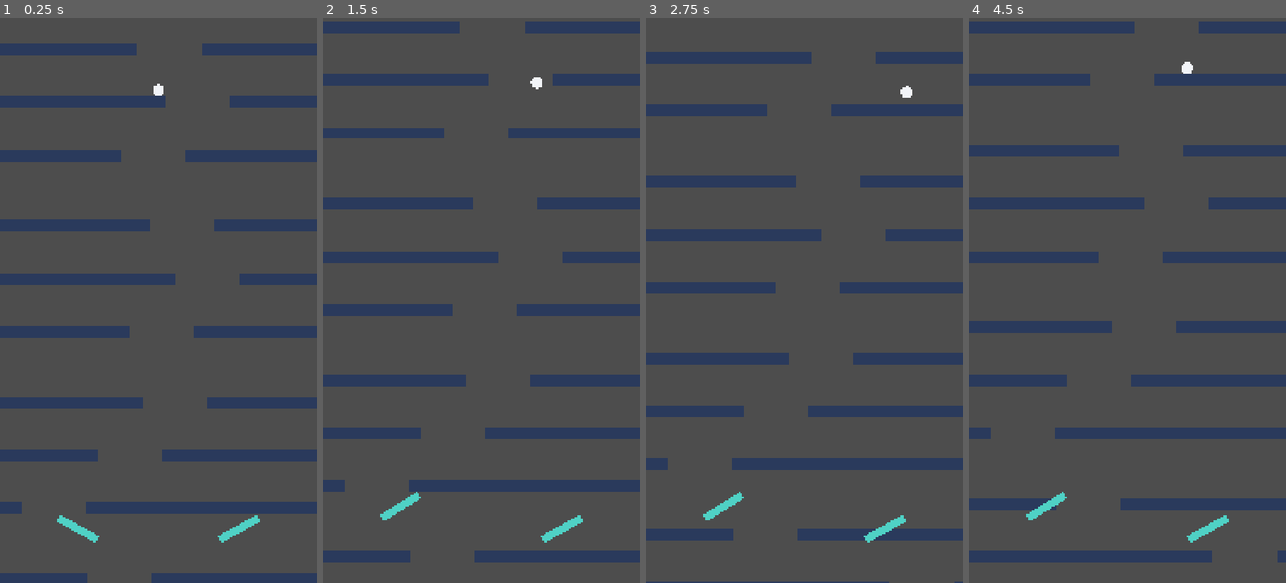
Above: before the commit, frames 1-4 (left to right).
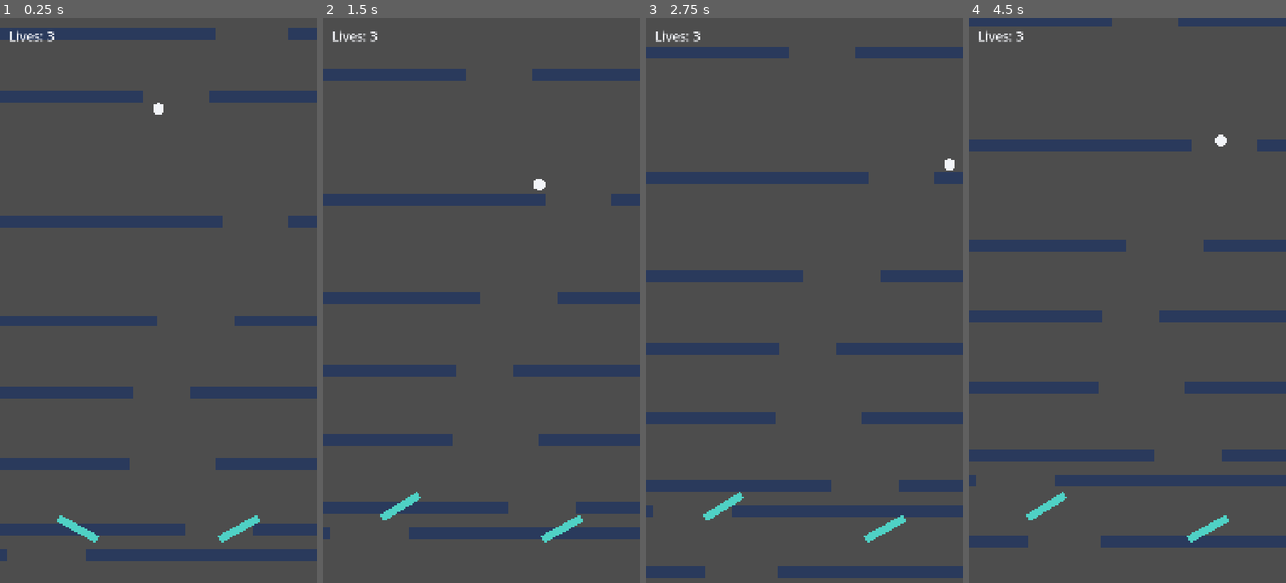
Above: after the commit, the same moments.

Repository: raeyyanhabib/GravityPinball
Game: Godot game, scene res://main.tscn
The game is run twice, just before and just after one commit, with the same random seed, the same clock (stepped at 60 frames per second) and the same inputs.
Inputs (mouse positions are in pixels of both pictures, inside the frame that each line leads up to):
- Up to frame 1 (0.25 s): no input
- Up to frame 2 (1.5 s): tap Enter at 0.5 s; move the mouse to (551, 272) at 0.52 s; hold D 0.53-1.25 s; hold Z 0.53-1.25 s; tap R at 0.6 s; click (551, 272) at 0.67 s; drag from (418, 328) to (465, 413) at 1.27 s
- Up to frame 3 (2.75 s): move the mouse to (836, 176) at 2.02 s; hold D from 2.03 s (still down); hold Z from 2.03 s (still down); tap R at 2.1 s; click (836, 176) at 2.17 s
- Up to frame 4 (4.5 s): release D at 2.75 s; release Z at 2.75 s; drag from (1111, 413) to (1032, 215) at 2.77 s; move the mouse to (1222, 385) at 3.52 s; hold A 3.53-4.25 s; hold Z 3.53-4.25 s; tap R at 3.6 s; click (1222, 385) at 3.67 s; drag from (1032, 215) to (1079, 159) at 4.27 s

The runs differ from the first frame. In frame 1, 25% of the frame differs, in the area x 0-100%, y 1-100%; in frame 2, 23%; in frame 3, 23%; in frame 4, 25%, in the area x 0-100%, y 0-97%.

Commit message:
M3: added the physics a little

Diff:
--- a/ball.gd
+++ b/ball.gd
@@ -1,29 +1,46 @@
 class_name Ball
 extends RigidBody2D
 
-const RADIUS := 20.0
-const MAX_SPEED := 900.0
-const TILT_FORCE := 600.0
+const RADIUS := 20.0            # ball size in pixels
+const MAX_SPEED := 900.0        # speed cap so fast bounces stay controllable
+const TILT_FORCE := 600.0       # how hard tilt pushes the ball sideways
 
-var tilt := 0.0  # -1 (full left) to 1 (full right), set by main.gd
+var tilt := 0.0                 # -1 (full left) to 1 (full right), set by main.gd
+var attached := false           # true while the ball is pinned to a bar
 
 func _ready() -> void:
-	gravity_scale = 0.3
-	lock_rotation = true
+	gravity_scale = 0.3         # falls at 30% of normal gravity
+	lock_rotation = true        # ball doesn't spin
+	contact_monitor = true      # lets the ball report what it touches
+	max_contacts_reported = 8
 	var shape := CircleShape2D.new()
 	shape.radius = RADIUS
 	var col := CollisionShape2D.new()
 	col.shape = shape
 	add_child(col)
 	var mat := PhysicsMaterial.new()
-	mat.bounce = 0.4
+	mat.bounce = 0.4            # how bouncy the ball is
 	mat.friction = 0.2
 	physics_material_override = mat
 
 func _physics_process(_delta: float) -> void:
+	if attached:
+		return                  # main.gd moves the ball while it's pinned
 	apply_central_force(Vector2(tilt * TILT_FORCE, 0.0))
 	if linear_velocity.length() > MAX_SPEED:
 		linear_velocity = linear_velocity.limit_length(MAX_SPEED)
 
+# Freeze the ball so a bar can carry it
+func attach() -> void:
+	attached = true
+	freeze = true
+	freeze_mode = RigidBody2D.FREEZE_MODE_KINEMATIC
+
+# Unfreeze the ball and give it a starting velocity
+func release(kick: Vector2) -> void:
+	attached = false
+	freeze = false
+	linear_velocity = kick
+
 func _draw() -> void:
 	draw_circle(Vector2.ZERO, RADIUS, Color("#f2f4f8"))
--- a/flipper.gd
+++ b/flipper.gd
@@ -1,33 +1,35 @@
 class_name Flipper
 extends AnimatableBody2D
 
-const LEN := 150.0
-const THICK := 26.0
-const SWING_SPEED := 14.0  # radians per second
-const REST_ANGLE := 0.5    # left flipper resting, pointing down-right
-const UP_ANGLE := -0.55    # left flipper raised, pointing up-right
+const LEN := 150.0              # length of the flipper arm
+const THICK := 26.0             # thickness of the flipper arm
+const SWING_SPEED := 14.0       # how fast it swings (radians per second)
+const REST_ANGLE := 0.5         # resting angle (left flipper: down-right)
+const UP_ANGLE := -0.55         # raised angle (left flipper: up-right)
 
-var is_left := true
-var pressed := false
+var is_left := true             # which side this flipper is on
+var pressed := false            # set by main.gd when the player holds it
 
 func _ready() -> void:
 	var shape := RectangleShape2D.new()
 	shape.size = Vector2(LEN, THICK)
 	var col := CollisionShape2D.new()
 	col.shape = shape
-	col.position = Vector2(LEN / 2.0, 0.0)
+	col.position = Vector2(LEN / 2.0, 0.0)   # shape starts at the pivot
 	add_child(col)
 	rotation = _target_angle()
 
+# The angle the flipper should be at right now
 func _target_angle() -> float:
 	var a := UP_ANGLE if pressed else REST_ANGLE
 	if not is_left:
-		a = PI - a  # mirror for the right flipper
+		a = PI - a              # mirror the angle for the right flipper
 	return a
 
 func _physics_process(delta: float) -> void:
+	# Swing toward the target at a fixed speed, instead of snapping
 	rotation = move_toward(rotation, _target_angle(), SWING_SPEED * delta)
-	queue_redraw()
+	queue_redraw()              # redraw the arm at its new angle
 
 func _draw() -> void:
 	draw_rect(Rect2(0.0, -THICK / 2.0, LEN, THICK), Color("#4fd1c5"))
--- a/main.gd
+++ b/main.gd
@@ -1,33 +1,73 @@
 extends Node2D
 
-const W := 1080.0
-const H := 1920.0
-const CHUNK_H := 600.0
-const BAR_H := 40.0
-const GAP_W := 220.0
-const SCROLL_SPEED := 60.0
-const BALL_START := Vector2(540, 300)
-const FLIPPER_Y := 1700.0
-const TILT_DEAD := 0.6     # ignore small tremors (m/s²)
-const TILT_FULL := 4.0     # this much tilt gives full steering (m/s²)
-const TILT_SMOOTH := 0.15  # lower = smoother, slower to respond
-
+# ---- Screen and layout ----
+const W := 1080.0               # screen width
+const H := 1920.0               # screen height
+const CHUNK_H := 600.0          # height of one chunk of bars
+const BAR_H := 40.0             # thickness of a bar
+const GAP_MIN := 180.0          # narrowest gap in a bar row
+const GAP_MAX := 300.0          # widest gap in a bar row
+const SCROLL_SPEED := 60.0      # how fast bars move up (px/s)
+const FLIPPER_Y := 1700.0       # height of the flippers
+const BALL_START := Vector2(540, 300)  # start and respawn point
+
+# ---- Steering ----
+const TILT_DEAD := 0.6          # ignore tiny phone tremors
+const TILT_FULL := 4.0          # this much tilt gives full steering
+const TILT_SMOOTH := 0.15       # lower = smoother but slower response
+
+# ---- Collision layers ----
+const LAYER_WORLD := 1          # walls, floor, ball
+const LAYER_BARS := 2           # bars only
+
+# ---- Wedge (stuck) tuning ----
+const WEDGE_SPEED := 25.0       # below this speed relative to the bar = stuck
+const WARN_TIME := 0.8          # STUCK warning appears after this long
+const WEDGE_TIME := 1.6         # total stuck time before the ball is pinned
+const PIN_MIN_Y := 700.0        # only pin below this height, so escape time is fair
+const STRUGGLE_SPEED := 140.0   # sideways movement while pinned
+const BREAK_HOLD := 0.25        # how long to hold a flipper or hard tilt to break free
+const BREAK_TILT := 0.6         # tilt strength that counts as a hard tilt
+const KICK_SPEED := 260.0       # sideways push when the ball breaks free
+const GRACE_TIME := 1.2         # time after breaking free before it can be pinned again
+
+# One life can only be lost once per this many seconds
+const LIFE_COOLDOWN := 1.0
+
+# ---- Game state ----
+var hard_mode := false          # M5 will set this from the menu
+var lives := 3
+var game_over := false
+
+# ---- Nodes and runtime values ----
 var ball: Ball
-var chunks: Array = []
+var chunks: Array = []          # all bar chunks currently on screen
 var left_flipper: Flipper
 var right_flipper: Flipper
-var tilt_smoothed := 0.0
-var touches := {}  # touch index -> screen position
+var tilt_smoothed := 0.0        # smoothed tilt value sent to the ball
+var touches := {}               # finger index -> position (-1 = mouse)
+var left_down := false
+var right_down := false
+var wedge_timer := 0.0          # how long the ball has been stuck
+var grace_timer := 0.0          # time left before the ball can be pinned again
+var break_timer := 0.0          # how long the player has held a break-free input
+var life_cooldown := 0.0        # time left before another life can be lost
+var hud: Label
 
 func _ready() -> void:
-	randomize()
+	randomize()                 # new random bars every run
 	_make_walls()
-	for i in range(4):
+
+	# Fill the screen with chunks, starting one above the top
+	for i in range(-1, 4):
 		_spawn_chunk(i * CHUNK_H)
+
+	# Ball can hit the world and the bars
 	ball = Ball.new()
-	ball.position = BALL_START
+	ball.collision_mask = LAYER_WORLD | LAYER_BARS
 	add_child(ball)
 
+	# Left flipper at the bottom left, right flipper at the bottom right
 	left_flipper = Flipper.new()
 	left_flipper.is_left = true
 	left_flipper.position = Vector2(200, FLIPPER_Y)
@@ -38,7 +78,25 @@
 	right_flipper.position = Vector2(W - 200, FLIPPER_Y)
 	add_child(right_flipper)
 
+	# On-screen text for lives and the escape timer
+	hud = Label.new()
+	hud.position = Vector2(30, 30)
+	hud.add_theme_font_size_override("font_size", 44)
+	hud.add_theme_color_override("font_color", Color("#f2f4f8"))
+	add_child(hud)
+
+	_restart()
+
+# Runs on every touch, click, or key press
 func _input(event: InputEvent) -> void:
+	# After game over, R or a tap restarts
+	if game_over and event.is_pressed():
+		if (event is InputEventKey and event.keycode == KEY_R) \
+				or event is InputEventScreenTouch or event is InputEventMouseButton:
+			_restart()
+		return
+
+	# Track where each finger or the mouse is, so flippers know which side is pressed
 	if event is InputEventScreenTouch:
 		if event.pressed:
 			touches[event.index] = event.position
@@ -54,23 +112,47 @@
 	elif event is InputEventMouseMotion and touches.has(-1):
 		touches[-1] = event.position
 
+# Main game loop, runs every physics frame (60 times per second)
 func _physics_process(delta: float) -> void:
-	# Tilt: phone accelerometer, or A and D on the laptop
+	if game_over:
+		_update_hud()
+		return
+
+	life_cooldown = max(0.0, life_cooldown - delta)
+
+	_read_tilt()
+	_read_flippers()
+	_update_chunks(delta)
+
+	if ball.attached:
+		_carry_ball(delta)      # ball is pinned to a bar
+	else:
+		_check_wedge(delta)     # watch for the ball getting stuck
+		# Touching the top of the screen costs a life
+		if ball.position.y <= Ball.RADIUS:
+			_lose_life()
+
+	_update_hud()
+
+# Read tilt from the phone, or A and D on the laptop
+func _read_tilt() -> void:
 	var raw := Input.get_gravity().x
 	if abs(raw) < TILT_DEAD:
-		raw = 0.0
+		raw = 0.0               # ignore small shakes
 	var key := 0.0
 	if Input.is_physical_key_pressed(KEY_A):
 		key -= 1.0
 	if Input.is_physical_key_pressed(KEY_D):
 		key += 1.0
 	var target_tilt := clampf(raw / TILT_FULL + key, -1.0, 1.0)
-	tilt_smoothed = lerpf(tilt_smoothed, target_tilt, TILT_SMOOTH)
+	tilt_smoothed = lerpf(tilt_smoothed, target_tilt, TILT_SMOOTH)  # ease toward target
 	ball.tilt = tilt_smoothed
 
-	# Flippers: Z and / on the laptop, left and right screen halves on touch
-	var left_down := Input.is_physical_key_pressed(KEY_Z)
-	var right_down := Input.is_physical_key_pressed(KEY_SLASH)
+# Work out which flipper should be up
+func _read_flippers() -> void:
+	left_down = Input.is_physical_key_pressed(KEY_Z)
+	right_down = Input.is_physical_key_pressed(KEY_SLASH)
+	# On touch, the left and right halves of the screen control each flipper
 	for pos in touches.values():
 		if pos.x < W / 2.0:
 			left_down = true
@@ -79,32 +161,137 @@
 	left_flipper.pressed = left_down
 	right_flipper.pressed = right_down
 
-	# Scroll every chunk upward
+# Decide whether the ball is stuck against a bar
+func _check_wedge(delta: float) -> void:
+	grace_timer = max(0.0, grace_timer - delta)
+	if grace_timer > 0.0:
+		wedge_timer = 0.0       # just broke free, can't be pinned yet
+		return
+
+	# Only a ball touching a bar can be stuck
+	var touching := false
+	for b in ball.get_colliding_bodies():
+		if b.is_in_group("chunk"):
+			touching = true
+			break
+	if not touching:
+		wedge_timer = 0.0
+		return
+
+	# Stuck means the ball moves at almost the same speed as the bar
+	var rel: Vector2 = ball.linear_velocity - Vector2(0.0, -SCROLL_SPEED)
+	if rel.length() >= WEDGE_SPEED:
+		wedge_timer = 0.0
+		return
+
+	# Too close to the top: don't pin, the player needs room to react
+	if ball.position.y < PIN_MIN_Y:
+		wedge_timer = 0.0
+		return
+
+	# Stuck long enough: pin the ball to the bar
+	wedge_timer += delta
+	if wedge_timer >= WEDGE_TIME:
+		ball.attach()
+		wedge_timer = 0.0
+		break_timer = 0.0
+
+# Pinned: the bar carries the ball up. Tilt lets it struggle sideways.
+func _carry_ball(delta: float) -> void:
+	ball.position.y -= SCROLL_SPEED * delta
+	ball.position.x = clampf(
+		ball.position.x + tilt_smoothed * STRUGGLE_SPEED * delta,
+		Ball.RADIUS, W - Ball.RADIUS)   # keep the ball on screen
+
+	# Carried into the top: lose a life
+	if ball.position.y <= Ball.RADIUS:
+		_lose_life()
+		return
+
+	# Hold a flipper or hard tilt for a moment to break free
+	var breaking: bool = left_down or right_down or abs(tilt_smoothed) > BREAK_TILT
+	if breaking:
+		break_timer += delta
+		if break_timer >= BREAK_HOLD:
+			_break_free()
+	else:
+		break_timer = 0.0       # reset if the player lets go
+
+# Release the ball with a kick toward the side the player pushed
+func _break_free() -> void:
+	var dir := 1.0 if (right_down or tilt_smoothed > 0.0) else -1.0
+	if left_down and not right_down:
+		dir = -1.0
+	ball.release(Vector2(dir * KICK_SPEED, 60.0))
+	grace_timer = GRACE_TIME
+	break_timer = 0.0
+
+# Lose one life, then respawn or end the game.
+# The cooldown stops one crossing from costing more than one life.
+func _lose_life() -> void:
+	if life_cooldown > 0.0:
+		return
+	life_cooldown = LIFE_COOLDOWN
+	lives -= 1
+	if lives <= 0:
+		game_over = true
+		ball.release(Vector2.ZERO)
+		return
+	_respawn_ball()
+
+# Start a fresh run
+func _restart() -> void:
+	lives = 1 if hard_mode else 3
+	game_over = false
+	life_cooldown = 0.0
+	_respawn_ball()
+
+# Put the ball back at the start point and clear its timers
+func _respawn_ball() -> void:
+	ball.release(Vector2.ZERO)
+	ball.position = BALL_START
+	wedge_timer = 0.0
+	break_timer = 0.0
+	grace_timer = GRACE_TIME
+
+# Scroll bars up, delete the ones that left the top,
+# and add new ones below so the loop never runs out
+func _update_chunks(delta: float) -> void:
 	for c in chunks:
 		c.position.y -= SCROLL_SPEED * delta
 
-	# Remove chunks that have fully left the bottom of the screen
+	# Keep only the chunks that are still on screen
 	var keep: Array = []
 	for c in chunks:
-		if c.position.y > H:
+		if c.position.y < -CHUNK_H:
 			c.queue_free()
 		else:
 			keep.append(c)
 	chunks = keep
 
-	# Add new chunks above the top until the screen is covered
-	var top := INF
+	# Add chunks below the lowest one until the screen is covered
+	var lowest := -INF
 	for c in chunks:
-		top = min(top, c.position.y)
-	while top > -CHUNK_H:
-		top -= CHUNK_H
-		_spawn_chunk(top)
-
-	# Reset the ball if it falls out the bottom
-	if ball.position.y > H + 100:
-		ball.position = BALL_START
-		ball.linear_velocity = Vector2.ZERO
-
+		lowest = max(lowest, c.position.y)
+	while lowest < H:
+		lowest += CHUNK_H
+		_spawn_chunk(lowest)
+
+# Update the on-screen text
+func _update_hud() -> void:
+	if game_over:
+		hud.text = "GAME OVER\nTap or press R to restart"
+		return
+	var text := "Lives: %d" % lives
+	if ball.attached:
+		var window := ball.position.y / SCROLL_SPEED   # seconds until the top
+		text += "\nESCAPE: %.1fs" % window
+		text += "\nTilt or flip to break free"
+	elif wedge_timer >= WARN_TIME:
+		text += "\nSTUCK!"
+	hud.text = text
+
+# Side walls and the bottom floor
 func _make_walls() -> void:
 	for x in [-10.0, W + 10.0]:
 		var wall := StaticBody2D.new()
@@ -116,19 +303,41 @@
 		wall.position = Vector2(x, H * 0.5)
 		add_child(wall)
 
+	# Floor below the screen, so the ball can't fall out
+	var floor_body := StaticBody2D.new()
+	var floor_shape := RectangleShape2D.new()
+	floor_shape.size = Vector2(W + 200, 20)
+	var floor_col := CollisionShape2D.new()
+	floor_col.shape = floor_shape
+	floor_body.add_child(floor_col)
+	floor_body.position = Vector2(W / 2.0, H + 10.0)
+	add_child(floor_body)
+
+# One chunk: three bands, each randomly holding a bar row or staying empty
 func _spawn_chunk(y: float) -> void:
 	var chunk := AnimatableBody2D.new()
 	chunk.position = Vector2(0, y)
-	for ratio in [0.2, 0.5, 0.8]:
-		var gap_x := randf_range(20.0, W - GAP_W - 20.0)
-		_add_bar(chunk, ratio * CHUNK_H - BAR_H / 2.0, gap_x)
+	chunk.add_to_group("chunk")       # lets the ball recognize bars
+	chunk.collision_layer = LAYER_BARS
+	chunk.collision_mask = 0          # bars don't need to detect anything
+
+	var band_h := CHUNK_H / 3.0
+	for band in range(3):
+		if randf() < 0.8:             # 80% chance this band has a row
+			var row_y := band * band_h + randf_range(20.0, band_h - 20.0 - BAR_H)
+			var gap_w := randf_range(GAP_MIN, GAP_MAX)
+			var gap_x := randf_range(20.0, W - gap_w - 20.0)
+			_add_bar(chunk, row_y, gap_x, gap_w)
+
 	add_child(chunk)
 	chunks.append(chunk)
 
-func _add_bar(chunk: Node2D, y: float, gap_x: float) -> void:
+# One row: a bar on each side of a gap
+func _add_bar(chunk: Node2D, y: float, gap_x: float, gap_w: float) -> void:
 	_add_rect(chunk, 0.0, y, gap_x, BAR_H)
-	_add_rect(chunk, gap_x + GAP_W, y, W - gap_x - GAP_W, BAR_H)
-
+	_add_rect(chunk, gap_x + gap_w, y, W - gap_x - gap_w, BAR_H)
+
+# One rectangle: a collision shape (for physics) and a ColorRect (for looks)
 func _add_rect(parent: Node2D, x: float, y: float, w: float, h: float) -> void:
 	if w <= 0.0:
 		return
@@ -136,7 +345,7 @@
 	shape.size = Vector2(w, h)
 	var col := CollisionShape2D.new()
 	col.shape = shape
-	col.position = Vector2(x + w / 2.0, y + h / 2.0)
+	col.position = Vector2(x + w / 2.0, y + h / 2.0)   # shape position is its center
 	parent.add_child(col)
 	var visual := ColorRect.new()
 	visual.position = Vector2(x, y)
Not shown, added: main.tscn74294097752.tmp
